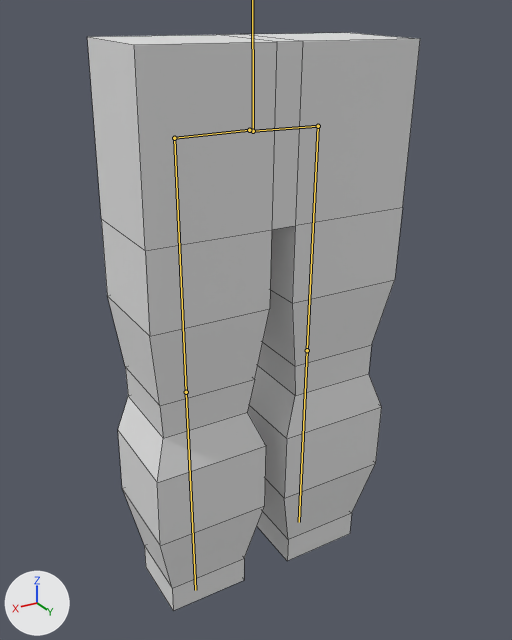
Two versions of the Blender file blender/floe/objects/legs_animation.blend, one commit apart.
Rendered twice from a 50 mm lens placed at (3.01, 2.91, 4.53), pointed at (0.27, -1.66, 2.24). Arrows for +X, +Y and +Z are at lower left; the lights stay in place. The bones that bend it are drawn over the model as lines. Mesh edges are drawn as thin lines.
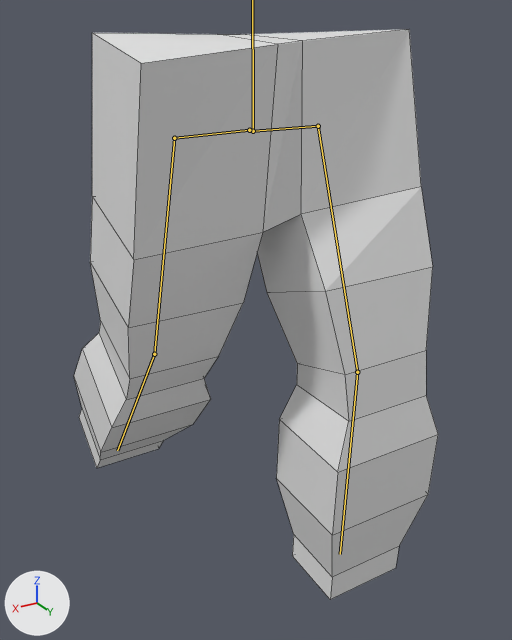
The newer file adds an action. The first version stands in its rest pose; the second is drawn at frame 19 of the action 'walk'.

Location of each change, (x1, y1, x2, y2) in pixels of the pictures (512 x 640 px):
'Cube', posed (9% wider): before (87, 33, 420, 611); after (74, 29, 438, 600)
bone 'leg up l', root to tip: before (318, 126) to (307, 350); after (318, 126) to (357, 372)
bone 'leg down l', root to tip: before (307, 350) to (299, 522); after (357, 372) to (340, 554)
bone 'leg up  r', root to tip: before (174, 138) to (186, 392); after (174, 138) to (154, 354)
bone 'leg down r', root to tip: before (186, 392) to (195, 590); after (154, 354) to (117, 450)

The change in detail:
Bone 'leg up l' (bone_leg_up_l) turns from (0, 0, 0) to (-18, 1, 10) degrees about its own x, y and z.
Bone 'leg down l' (bone_leg_down_l) turns from (0, 0, 0) to (19, 2, -10) degrees about its own x, y and z.
Bone 'leg up  r' (bone_leg_up__r) turns from (0, 0, 0) to (16, 1, -9) degrees about its own x, y and z.
Bone 'leg down r' (bone_leg_down_r) turns from (0, 0, 0) to (17, 1, -9) degrees about its own x, y and z.
